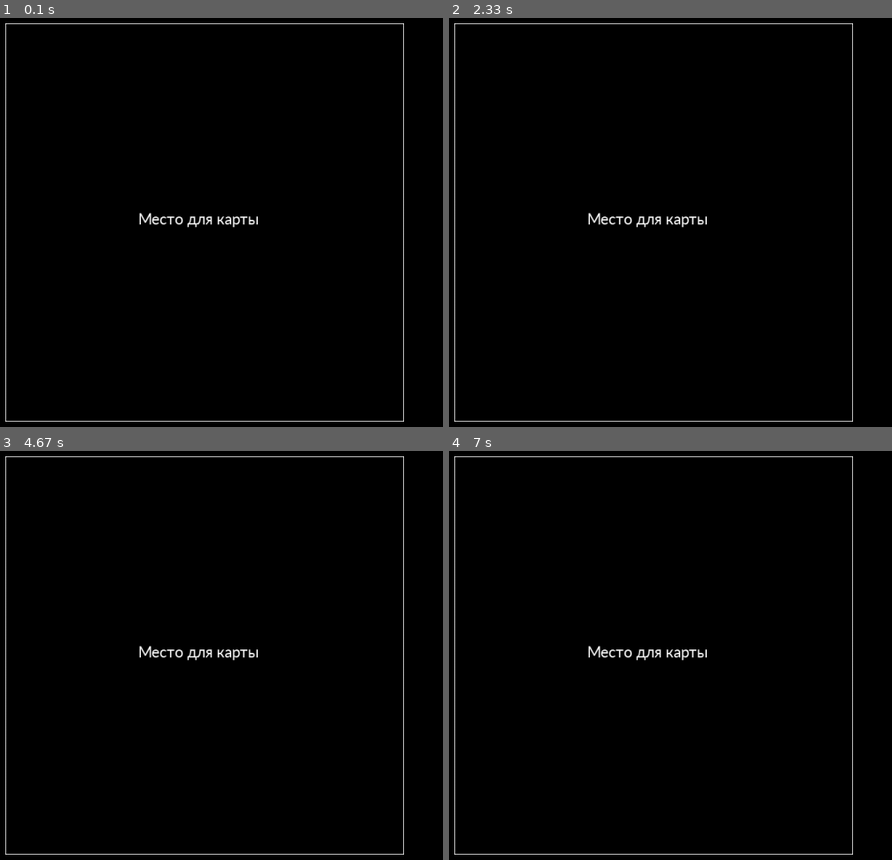
Above: before the commit, frames 1-4 (two rows, left to right).
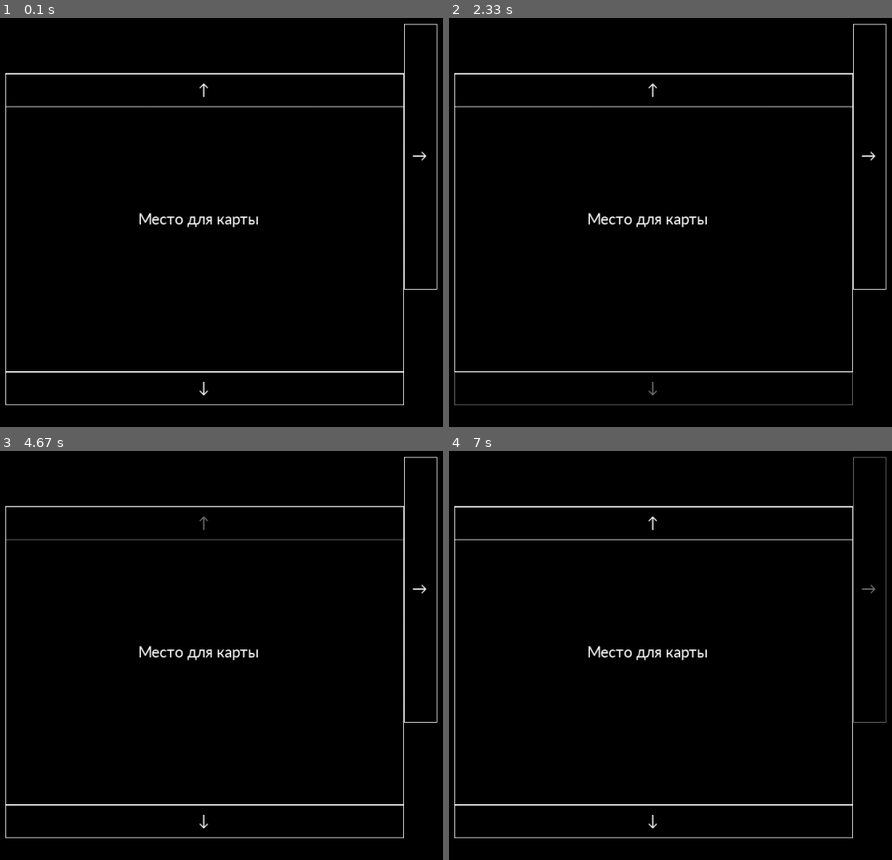
Above: after the commit, the same moments.

Repository: dmelackov/BigQuestMapAPI
Game: pygame game, started from app/test Ivan.py
Two runs of this game, one before a commit and one after it. Both use one fixed random seed, a clock stepped at 60 frames per second and the inputs below.
Inputs (mouse positions are in pixels of both pictures, inside the frame that each line leads up to):
- Up to frame 1 (0.1 s): no input
- Up to frame 2 (2.33 s): click (652, 91) at 0.38 s, where only the run after the commit has a clickable "↑"; click (657, 255) at 0.72 s; click (652, 386) at 2.05 s, where only the run after the commit has a clickable "↓"
- Up to frame 3 (4.67 s): click (168, 794) at 2.38 s; click (420, 590) at 3.22 s, where only the run after the commit has a clickable "→"; click (outside the picture) at 3.55 s; click (203, 524) at 4.38 s, where only the run after the commit has a clickable "↑"
- Up to frame 4 (7 s): click (outside the picture) at 4.72 s; click (652, 819) at 5.55 s, where only the run after the commit has a clickable "↓"; click (480, 610) at 5.88 s; click (869, 590) at 6.72 s, where only the run after the commit has a clickable "→"

The runs differ from the first frame. In frame 1, 2.5% of the frame differs, in the area x 1-99%, y 1-99%; in frame 2, 2.5%; in frame 3, 2.5%; in frame 4, 2.5%.

Commit message:
interfce started

Diff:
--- a/app/objects/pyGameButton.py
+++ b/app/objects/pyGameButton.py
@@ -2,13 +2,16 @@
 
 
 class pyButton:
-    def __init__(self, x, y, text, screen, arr, buttons, toggle=False):
+    def __init__(self, x, y, text, screen, arr, buttons, width=None, height=None ,toggle=False):
         self.handler = None
         self.mouse = 0
         arr.append(self)
         buttons.append(self)
         self.x = x
+        self.width = width - 3
+        self.height = height - 3
         self.mode = 0
+        self.key = None
         self.y = y
         self.toggle = toggle
         if self.toggle:
@@ -17,12 +20,14 @@
         self.screen = screen
         self.font = pygame.font.SysFont('calibri', 26)
         self.string = self.font.render(self.text, True, pygame.Color(255, 255, 255))
+        self.k = 3
+        if not width:
+            self.width = self.intro_rect.width
+        if not height:
+            self.height = self.intro_rect.height
         self.intro_rect = self.string.get_rect()
-        self.intro_rect.x = self.x
-        self.k = 3
-        self.intro_rect.top = self.y
-        self.width = self.intro_rect.width
-        self.height = self.intro_rect.height
+        self.intro_rect.x = self.x + (self.width // 2) - (self.intro_rect.width // 2)
+        self.intro_rect.y = self.y + (self.height // 2) - (self.intro_rect.height // 2)
         self.timer = 100000
         self.anim = 0
 
@@ -41,30 +46,30 @@
         self.timerCheck()
         if self.anim == 1:
             pygame.draw.rect(self.screen, (45, 45, 45),
-                             (self.x - self.k, self.y - self.k, self.width + 2 * self.k, self.height + 2 * self.k))
+                             (self.x, self.y, self.width + self.k, self.height + self.k))
             self.string = self.font.render(self.text, True, pygame.Color(0, 0, 0))
             self.screen.blit(self.string, self.intro_rect)
         elif self.toggle and self.mode and self.mouse:
             pygame.draw.rect(self.screen, (120, 120, 120),
-                             (self.x - self.k, self.y - self.k, self.width + 2 * self.k, self.height + 2 * self.k))
+                             (self.x, self.y, self.width + self.k, self.height + self.k))
             self.string = self.font.render(self.text, True, pygame.Color(0, 0, 0))
             self.screen.blit(self.string, self.intro_rect)
         elif self.mouse == 1:
             self.string = self.font.render(self.text, True, pygame.Color(120, 120, 120))
             self.screen.blit(self.string, self.intro_rect)
             pygame.draw.rect(self.screen, (120, 120, 120),
-                             (self.x - self.k, self.y - self.k, self.width + 2 * self.k, self.height + 2 * self.k),
+                             (self.x, self.y, self.width + self.k, self.height + self.k),
                              width=1)
         elif self.mode == 1:
             pygame.draw.rect(self.screen, (255, 255, 255),
-                             (self.x - self.k, self.y - self.k, self.width + 2 * self.k, self.height + 2 * self.k))
+                             (self.x, self.y, self.width + self.k, self.height + self.k))
             self.string = self.font.render(self.text, True, pygame.Color(0, 0, 0))
             self.screen.blit(self.string, self.intro_rect)
         else:
             self.string = self.font.render(self.text, True, pygame.Color(255, 255, 255))
             self.screen.blit(self.string, self.intro_rect)
             pygame.draw.rect(self.screen, (255, 255, 255),
-                             (self.x - self.k, self.y - self.k, self.width + 2 * self.k, self.height + 2 * self.k),
+                             (self.x, self.y, self.width + self.k, self.height + self.k),
                              width=1)
 
     def checkMouse(self, mouse_pos):
@@ -95,3 +100,6 @@
             self.mouse = 1
         else:
             self.mouse = 0
+
+    def setCheckKey(self, key):
+        self.key = key
--- a/app/test Ivan.py
+++ b/app/test Ivan.py
@@ -10,7 +10,9 @@
 inputs = []
 font = pygame.font.SysFont('calibri', 26)
 
-
+up = pyButton(300, 176, '↑', screen, widgets, buttons, 600, 50, toggle=False)
+down = pyButton(300, 625, '↓', screen, widgets, buttons, 600, 50, toggle=False)
+left = pyButton(900, 101, '→', screen, widgets, buttons, 50, 400, toggle=False)
 
 pygame.display.flip()
 clock = pygame.time.Clock()
@@ -29,7 +31,7 @@
     [x.mouseonButton(pygame.mouse.get_pos()) for x in buttons]
     [x.draw() for x in widgets]
     pygame.draw.rect(screen, (255, 255, 255),
-                     (300, 100, 600, 600), width=1)
+                     (300, 175, 600, 450), width=1)
     string = font.render('Место для карты', True, pygame.Color(255, 255, 255))
     screen.blit(string, (500, 380, 200, 50))
     pygame.display.flip()
